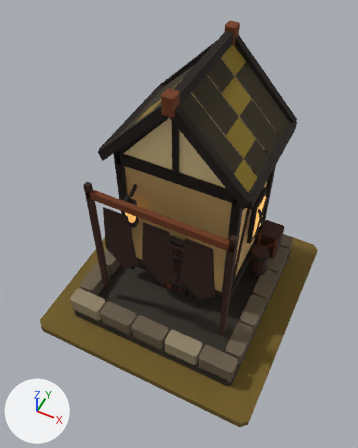
The glTF model art/tannery_t5/tannery_t5.glb, before and after one commit.
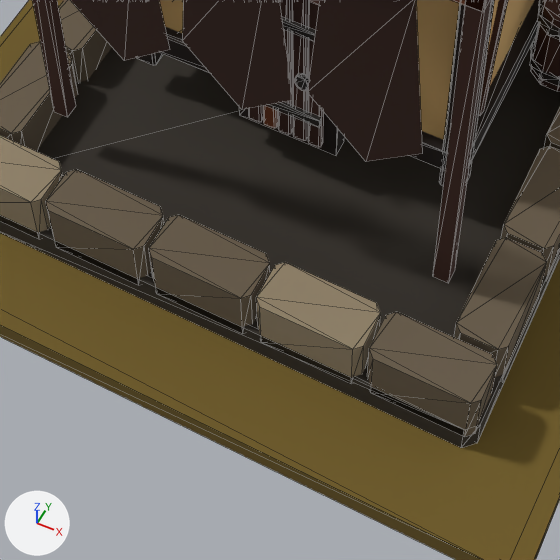
There are two pictures of each version: one whole from a 50 mm lens placed at (0.751, -1.608, 2.58), pointed at (-0.007, -0.092, 0.685), one close up on the part from 24% to 72% of the width and 56% to 94% of the height. The axes (+X, +Y, +Z) are drawn at lower left. The lights are the same throughout. The older version's two pictures come first. The close-ups show mesh edges as thin lines.

Names of what the first close-up shows: 'MMR | tannery | T05 Architecture.001', 'MMR | tannery | Tier 05 Ground.001'.
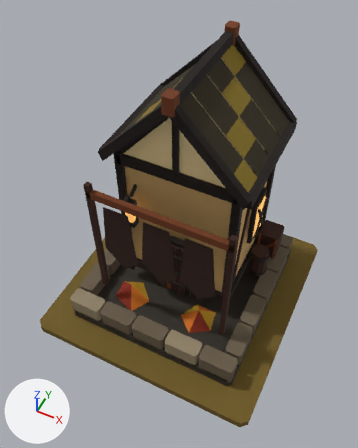
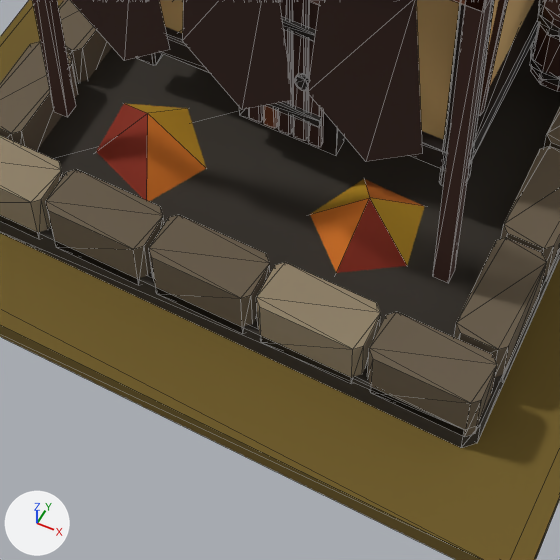
The change, as JSON lines over the scene's bpy script:
```json
{"op": "add", "block": "me_mmr___tannery___t05_autumn_dressing_001", "code": ["me_mmr___tannery___t05_autumn_dressing_001 = bpy.data.meshes.new('MMR | tannery | T05 Autumn Dressing.001')", "me_mmr___tannery___t05_autumn_dressing_001.from_pydata(...)  # 12 vertices, 10 faces; spans x -0.328..0.285, y -0.37..-0.145, z 0.062..0.162", "me_mmr___tannery___t05_autumn_dressing_001.materials.append(mat_mmr___shared_palette_atlas)  # picture img_mmr_shared_color_palette_64"]}
{"op": "add", "block": "ob_mmr___tannery___t05_autumn_dressing_001", "code": ["ob_mmr___tannery___t05_autumn_dressing_001 = bpy.data.objects.new('MMR | tannery | T05 Autumn Dressing.001', me_mmr___tannery___t05_autumn_dressing_001)", "ob_mmr___tannery___t05_autumn_dressing_001.location = (0.0, 0.0, 0.05)"]}
```

Where the change shows, as pixel boxes (x1, y1, x2, y2) in the close-ups (560 x 560 px):
```json
{"object": "MMR | tannery | T05 Autumn Dressing.001", "change": "added", "after": [96, 103, 425, 273]}
```
